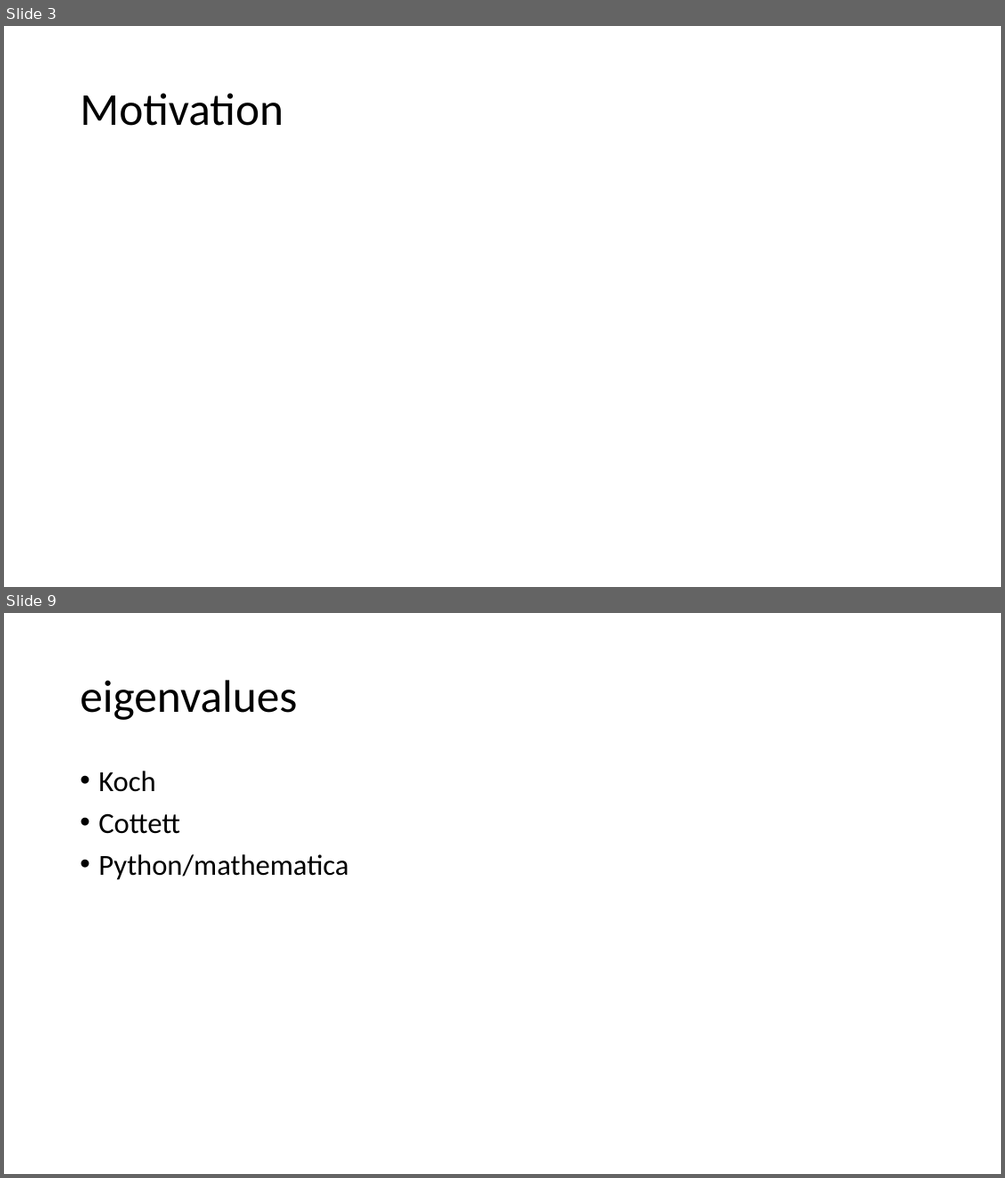
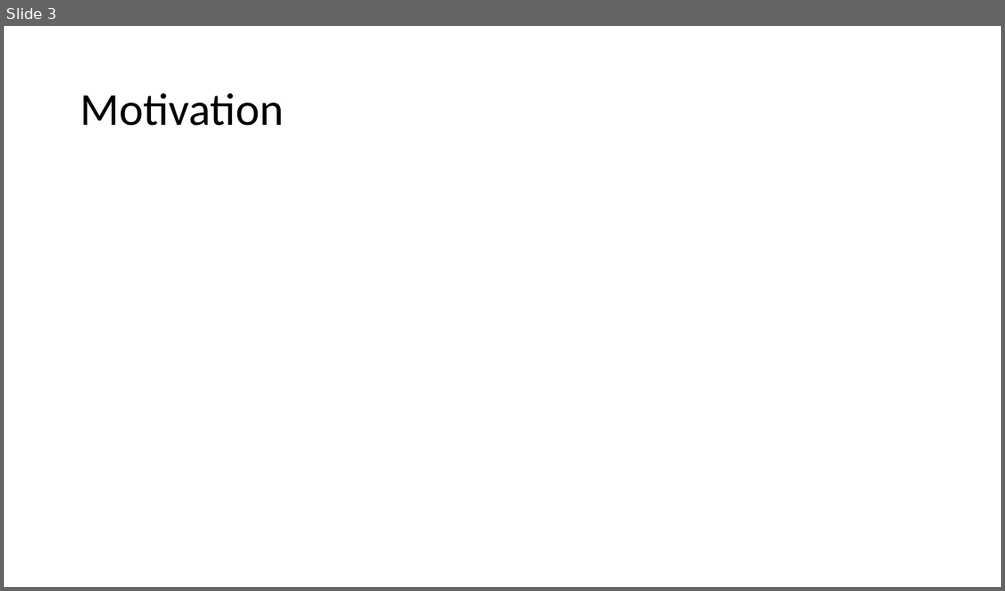
Before and after one commit to louisemccann/final_project, a slide deck: fyp_presentation.pptx. Shown one above the other, each under a label of ours: slides 3 and 9 before the commit, slide 3 after it; the slides between them are not shown. The pictures are 1005x1178 and 1005x591 pixels, drawn with LibreOffice and Linux fonts; fonts in the diff are those of the drawing. Boxes give left, top, right and bottom in pixels: in the first picture for what was removed or moved away, otherwise in the second. Text is boxed around its words. In the diff, an @@ line names an element or a change of style, - is before the commit and + after.

```diff
--- a/fyp_presentation.pptx
+++ b/fyp_presentation.pptx
@@ slide 9 removed at [4, 613, 1001, 1174], background #FFFFFF @@
@@ title removed at [80, 680, 297, 720] @@
-eigenvalues
@@ text removed at [98, 771, 348, 880] @@
-• Koch
-• Cottett
-• Python/mathematica
```
Also in this commit, not shown: 4 slides changed, 4 slides added, 4 other slides removed.
